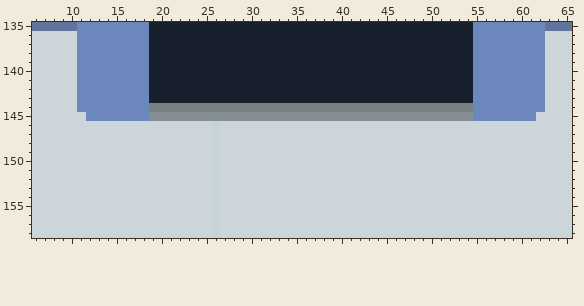
One commit to this pixel-art file: Assets/art/test/descende test.aseprite. That is the earlier state.
262x310 pixels, 1 frame. Colours within 5 levels of each other are drawn and written as one. Shown: x 6..65, y 135..158.
After:
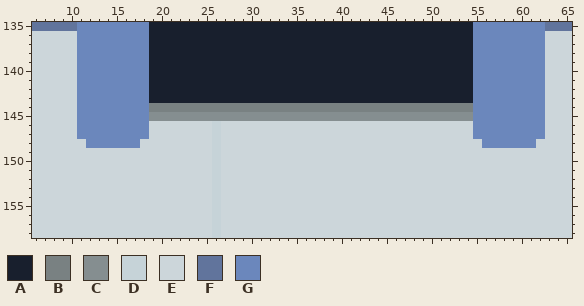
Palette (. is transparent): A #181f2d  B #798182  C #858e90  D #c6d3d8  E #ccd6da  F #61749c  G #6b87bc
Edits made:
Layer "Flattened":
y 145: x 11 E -> G; x 62 E -> G
y 146..147: x 11..18 EEEEEEEE -> GGGGGGGG; x 55..62 EEEEEEEE -> GGGGGGGG
y 148: x 12..17 EEEEEE -> GGGGGG; x 56..61 EEEEEE -> GGGGGG
